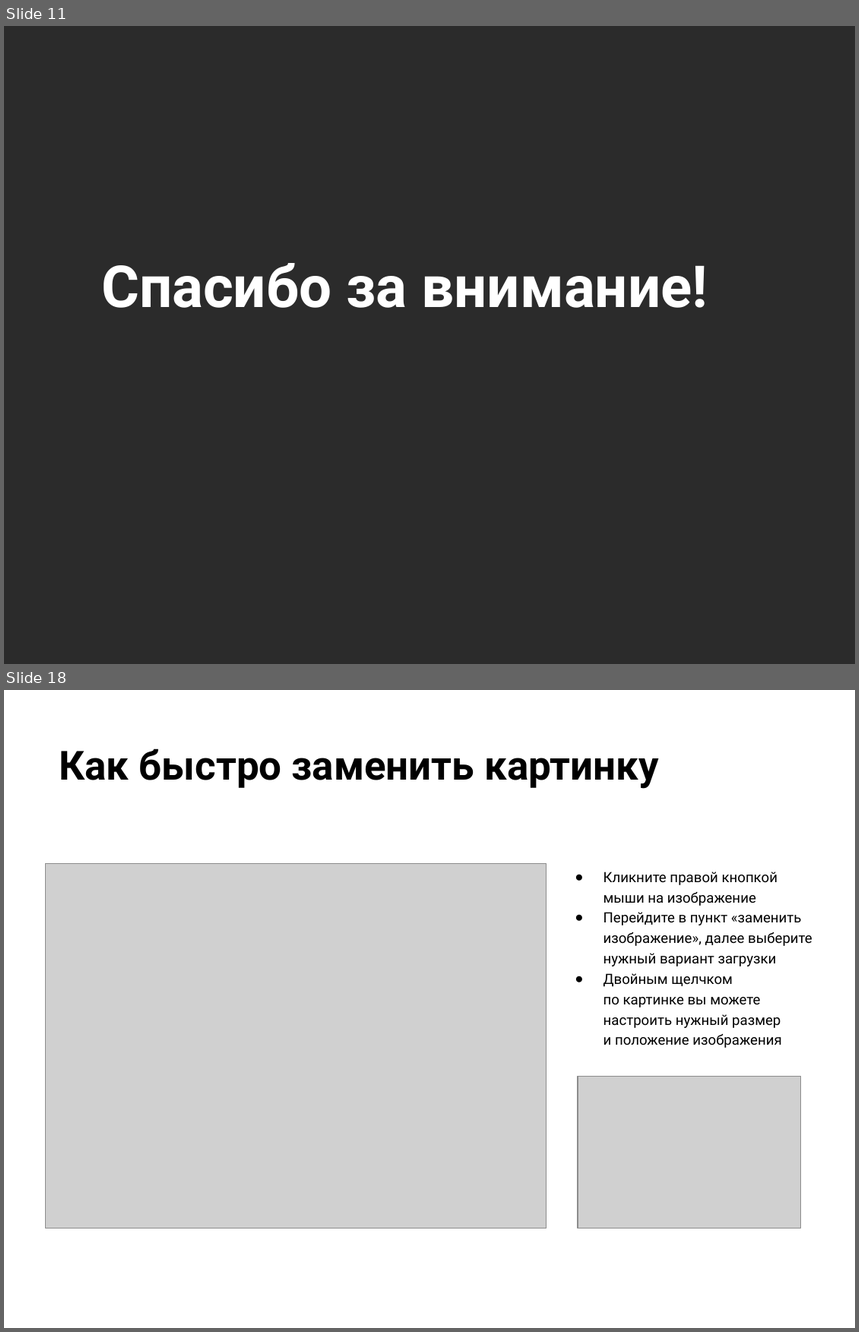
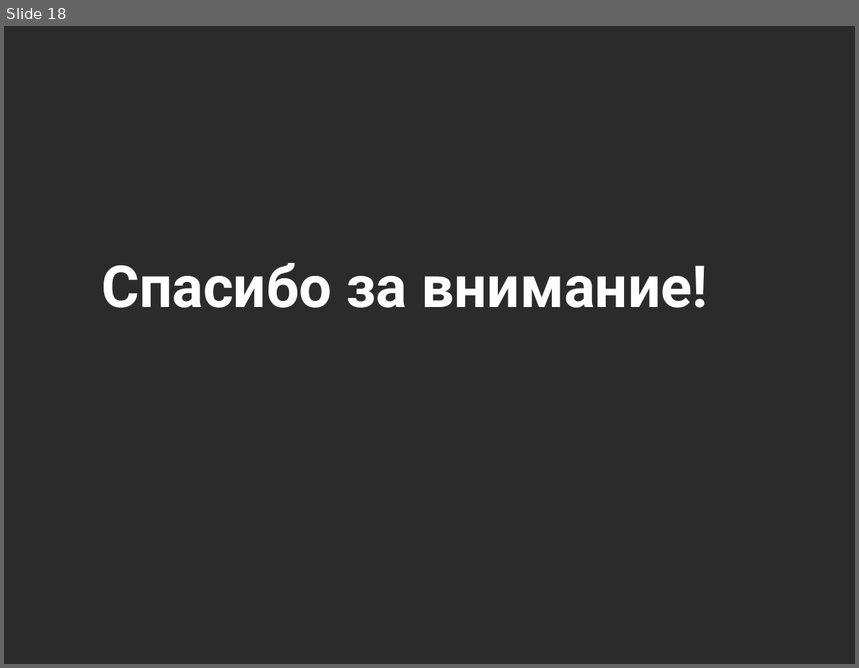
Before and after one commit to christina-gorina/microservices-otus-study, a slide deck: final/marketplace-orders/files/presentation/Презентация.pptx. Shown one above the other, each under a label of ours: slides 11 and 18 before the commit, slide 18 after it; the slides between them are not shown. The pictures are 859x1332 and 859x668 pixels, drawn with LibreOffice and Linux fonts; fonts in the diff are those of the drawing; grey boxes stand for pictures; background and template pictures are left out; a plain dark background stands for a picture behind light text. Boxes give left, top, right and bottom in pixels: in the first picture for what was removed or moved away, otherwise in the second. Text is boxed around its words. In the diff, an @@ line names an element or a change of style, - is before the commit and + after.

```diff
--- a/final/marketplace-orders/files/presentation/Презентация.pptx
+++ b/final/marketplace-orders/files/presentation/Презентация.pptx
@@ slide 18 removed at [4,690,855,1328], background picture (left out) @@
@@ title removed at [59,749,659,789] @@
-Как быстро заменить картинку
@@ picture removed at [45,863,546,1229] @@
@@ subtitle removed at [604,872,813,1048] @@
-● Кликните правой кнопкой
-мыши на изображение
-● Перейдите в пункт «заменить изображение», далее выберите нужный вариант загрузки
-● Двойным щелчком
-по картинке вы можете
-настроить нужный размер
-и положение изображения
@@ picture removed at [578,1076,800,1229] @@
@@ what was slide 11 is now slide 18 @@
```
Also in this commit, not shown: 3 slides changed, 9 slides added, 9 other slides removed, 2 other files.
